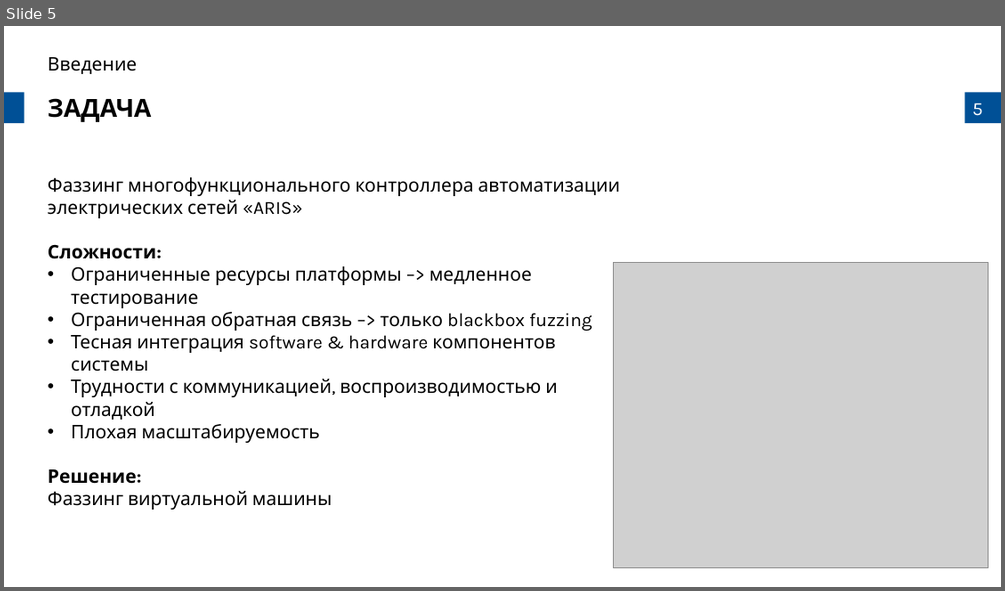
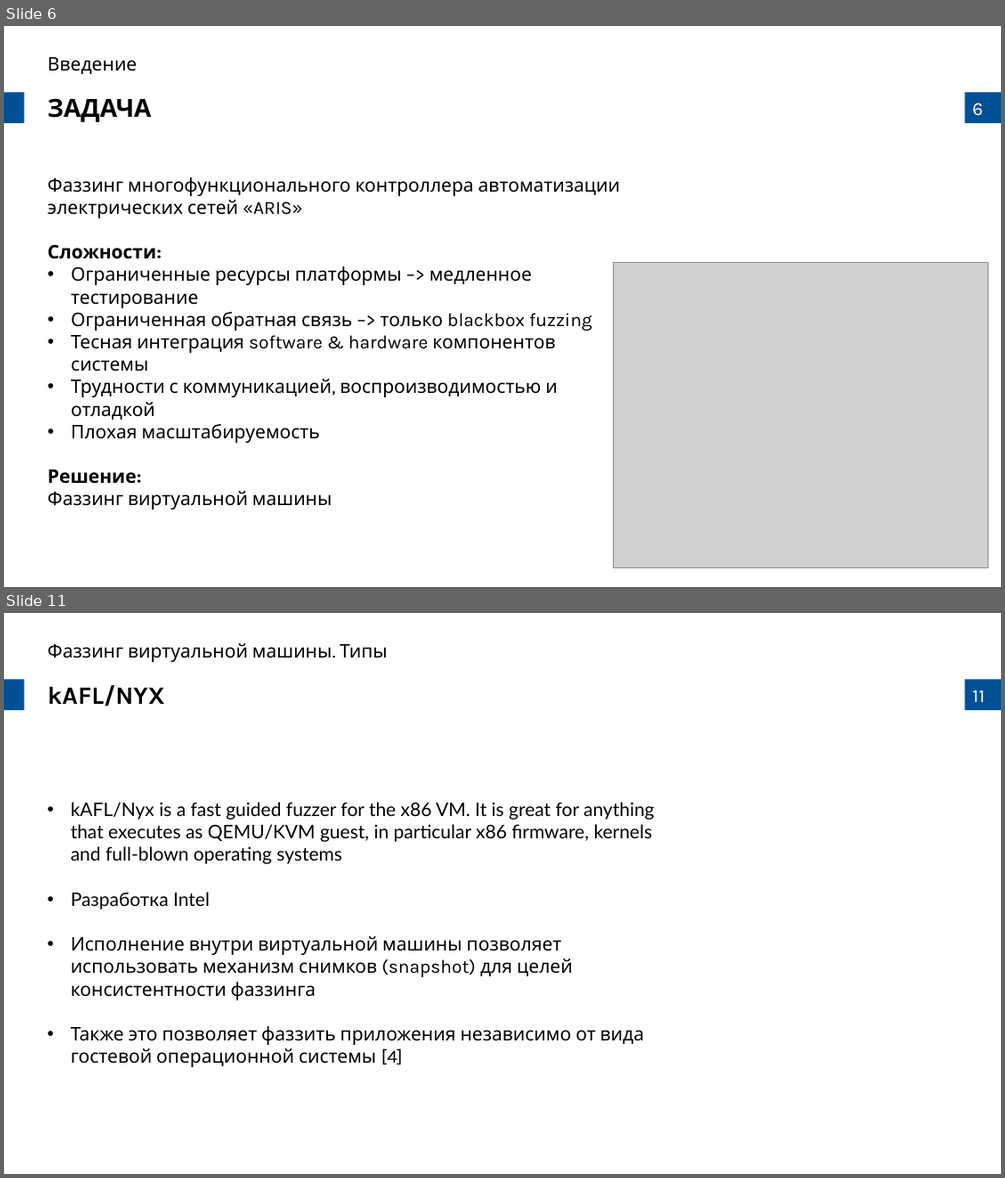
Before and after one commit to prostoAlexandr/BeeTech_2024, a slide deck: Belikov_Virtual_machine_fuzzing_types_and_approaches.pptx. Shown one above the other, each under a label of ours: slide 5 before the commit, slides 6 and 11 after it; the slides between them are not shown. The pictures are 1005x591 and 1005x1178 pixels, drawn with LibreOffice and Linux fonts; fonts in the diff are those of the drawing; grey boxes stand for pictures; background and template pictures are left out. Boxes give left, top, right and bottom in pixels: in the first picture for what was removed or moved away, otherwise in the second. Text is boxed around its words. In the diff, an @@ line names an element or a change of style, - is before the commit and + after.

```diff
--- a/Belikov_Virtual_machine_fuzzing_types_and_approaches.pptx
+++ b/Belikov_Virtual_machine_fuzzing_types_and_approaches.pptx
@@ slide 11 added at (4,613,1001,1174), background #FFFFFF; not listed: 3 template elements that a slide beside it also shows @@
@@ text added at (48,643,388,662), 18 pt, text #000000 @@
+Фаззинг виртуальной машины. Типы
@@ text added at (48,685,165,706), 24 pt, text #000000, bold @@
+kAFL/NYX
@@ text added at (71,802,655,1064), 18 pt, text #000000 @@
+• kAFL/Nyx is a fast guided fuzzer for the x86 VM. It is great for anything that executes as QEMU/KVM guest, in particular x86 firmware, kernels and full-blown operating systems
+• Разработка Intel
+• Исполнение внутри виртуальной машины позволяет использовать механизм снимков (snapshot) для целей консистентности фаззинга
+• Также это позволяет фаззить приложения независимо от вида гостевой операционной системы [4]
@@ what was slide 5 is now slide 6 @@
@@ page number at (972,103,983,116): text changed @@
-5
+6
```
Also in this commit, not shown: 11 slides changed, 6 other slides added, 2 slides removed, 1 other file.
